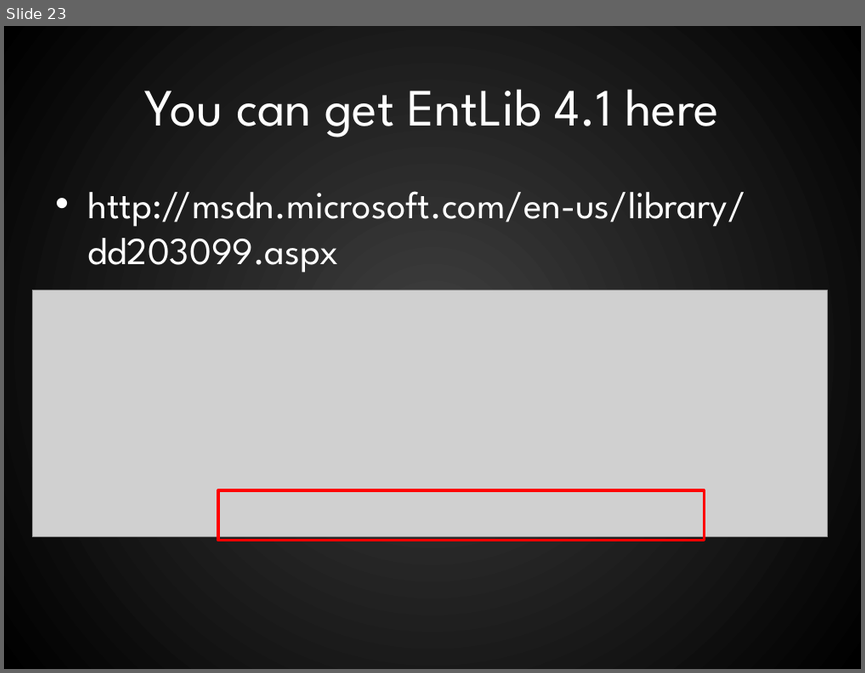
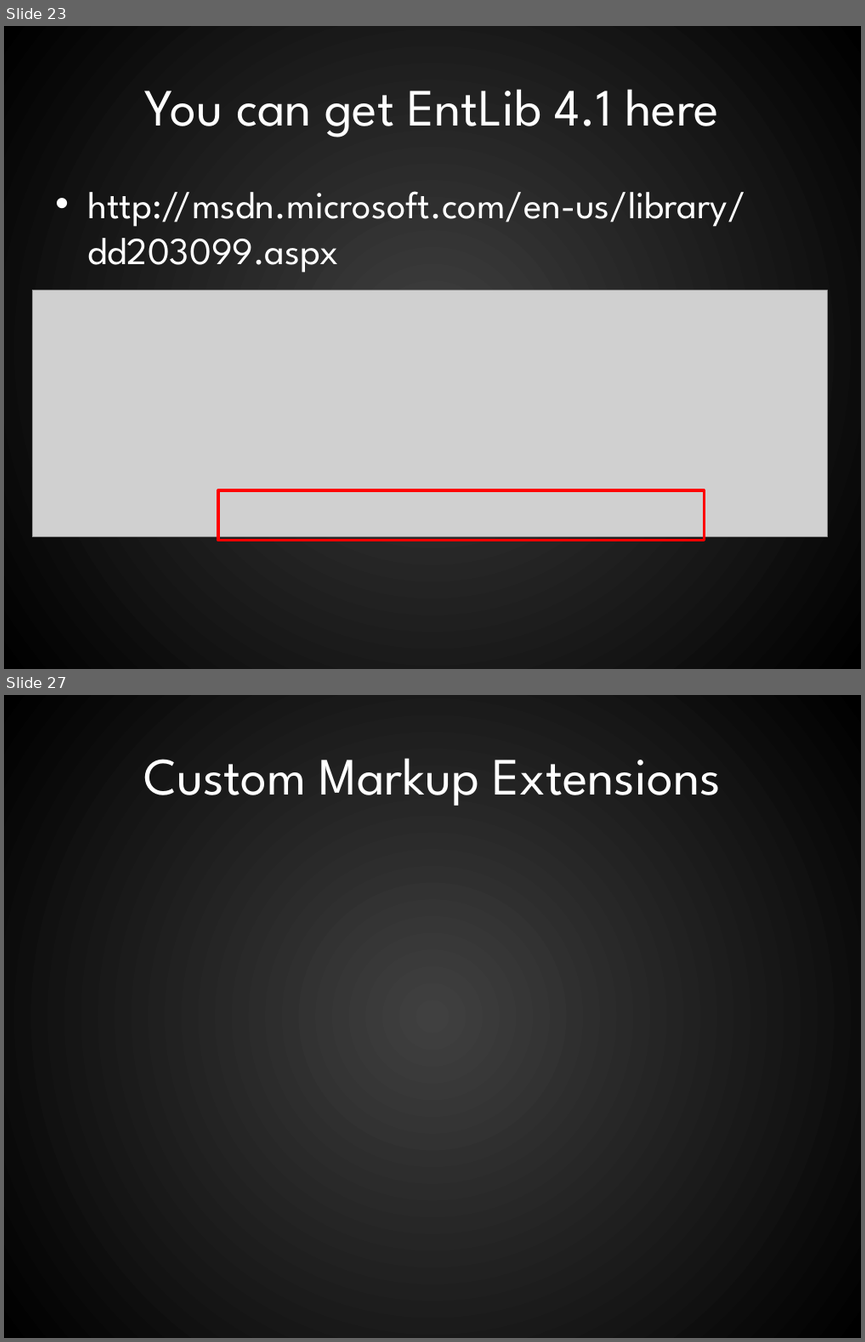
Before and after one commit to RookieOne/WPF-Input-Validation, a slide deck: WPF Validation.pptx. Shown one above the other, each under a label of ours: slide 23 before the commit, slides 23 and 27 after it; the slides between them are not shown. The pictures are 865x673 and 865x1342 pixels, drawn with LibreOffice and Linux fonts; fonts in the diff are those of the drawing; grey boxes stand for pictures. Boxes give left, top, right and bottom in pixels: in the first picture for what was removed or moved away, otherwise in the second. Text is boxed around its words. In the diff, an @@ line names an element or a change of style, - is before the commit and + after.

Commit message:
Commit before doing custom markup extension

```diff
--- a/WPF Validation.pptx
+++ b/WPF Validation.pptx
@@ slide 27 added at [4,695,861,1338], background gradient #404040 to #000000 @@
@@ title added at [143,758,720,805], 44 pt, text #FFFFFF @@
+Custom Markup Extensions
```
Also in this commit, not shown: 1 slide changed, 3 other slides added, 16 other files.
